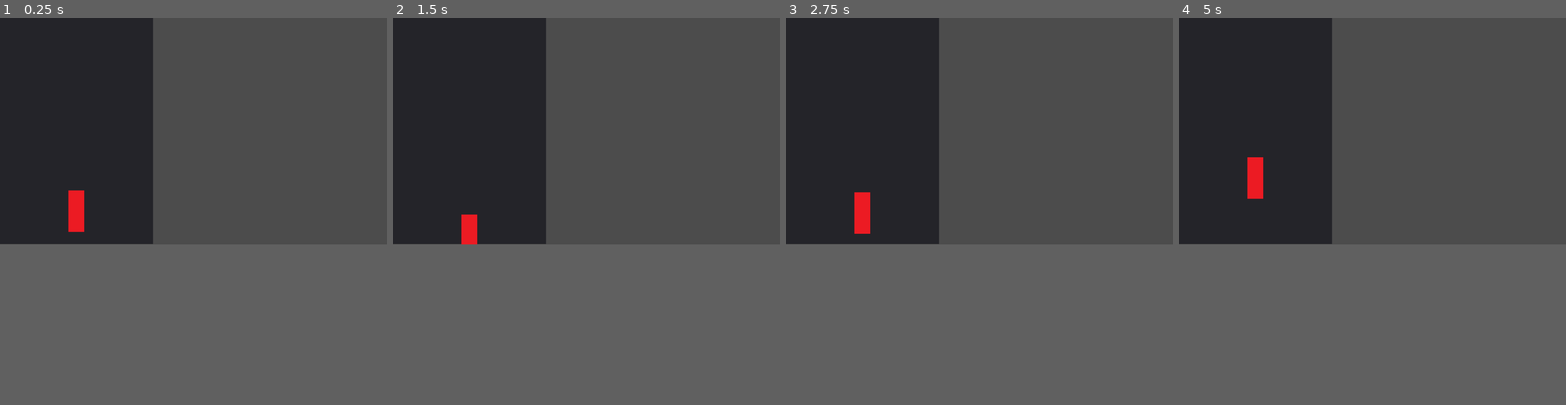
Above: before the commit, frames 1-4 (left to right).
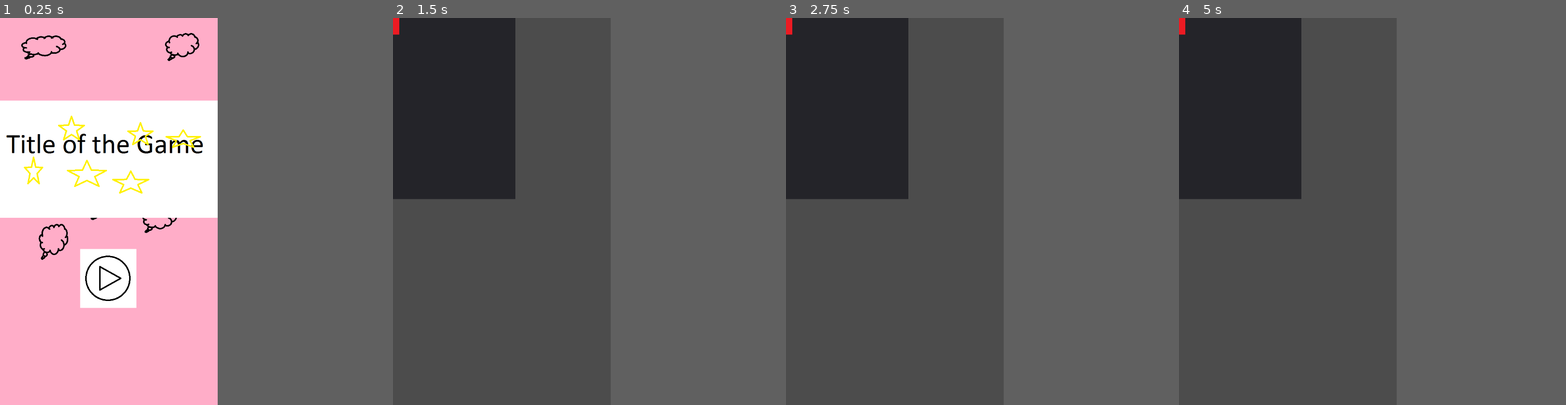
Above: after the commit, the same moments.

Repository: Agalatea/GDS2
Game: Godot game, scene res://Scenes/Main.tscn
Same seed, same stepped clock (60 frames per second), same inputs: the game is played once before the commit and once after it.
Inputs (mouse positions are in pixels of both pictures, inside the frame that each line leads up to):
- Up to frame 1 (0.25 s): no input
- Up to frame 2 (1.5 s): click (586, 168) at 0.52 s; move the mouse to (671, 118) at 1.27 s; click (671, 118) at 1.42 s
- Up to frame 3 (2.75 s): drag from (902, 141) to (960, 176) at 2.02 s
- Up to frame 4 (5 s): move the mouse to (1411, 79) at 2.77 s; click (1411, 79) at 2.92 s; drag from (1353, 176) to (1256, 95) at 3.52 s; move the mouse to (1488, 165) at 4.27 s; click (1488, 165) at 4.42 s
In our replay, the window is 800x468 before the commit and 450x800 after it. These sizes can differ from the game's own. Grey fills any space a smaller window leaves; there, only what the larger window draws over its background counts as a difference.

The runs differ from the first frame. In frame 1, 35% of the frame differs, in the area x 0-57%, y 0-75%; in frame 2, 8.3%; in frame 3, 8.4%; in frame 4, 8.8%.
Error after the commit: Parse Error: The method "string" isn't declared in the current class. (res://Scripts/Enemy.gd:60)

Commit message:
main menu added

Diff:
--- a/Scenes/Enemy.tscn
+++ b/Scenes/Enemy.tscn
@@ -1,9 +1,14 @@
-[gd_scene load_steps=3 format=2]
+[gd_scene load_steps=4 format=2]
 
 [ext_resource path="res://Scripts/Enemy.gd" type="Script" id=1]
 [ext_resource path="res://Graphic/obstacle.png" type="Texture" id=2]
 
-[node name="Enemy" type="Tween"]
+[sub_resource type="RectangleShape2D" id=1]
+
+custom_solver_bias = 0.0
+extents = Vector2( 21.3943, 54.6421 )
+
+[node name="Enemy" type="Tween" index="0"]
 
 repeat = false
 playback_process_mode = 1
@@ -29,7 +34,23 @@
 size_flags_vertical = 1
 _sections_unfolded = [ "Size Flags" ]
 
-[node name="Sprite" type="Sprite" parent="Panel" index="0"]
+[node name="Area2D" type="Area2D" parent="Panel" index="0"]
 
-position = Vector2( 223.804, 649.701 )
+input_pickable = true
+gravity_vec = Vector2( 0, 1 )
+gravity = 98.0
+linear_damp = 0.1
+angular_damp = 1.0
+audio_bus_override = false
+audio_bus_name = "Master"
+
+[node name="Sprite" type="Sprite" parent="Panel/Area2D" index="0"]
+
 texture = ExtResource( 2 )
+_sections_unfolded = [ "Animation", "Offset", "Region", "Transform" ]
+
+[node name="CollisionShape2D" type="CollisionShape2D" parent="Panel/Area2D" index="1"]
+
+shape = SubResource( 1 )
+
+[connection signal="input_event" from="Panel/Area2D" to="." method="_on_Area2D_input_event"]
--- a/Scenes/Main.tscn
+++ b/Scenes/Main.tscn
@@ -1,7 +1,12 @@
-[gd_scene load_steps=3 format=2]
+[gd_scene load_steps=8 format=2]
 
 [ext_resource path="res://Scripts/Main.gd" type="Script" id=1]
-[ext_resource path="res://Scenes/Enemy.tscn" type="PackedScene" id=2]
+[ext_resource path="res://Graphic/background.png" type="Texture" id=2]
+[ext_resource path="res://Graphic/play.png" type="Texture" id=3]
+[ext_resource path="res://Graphic/play_pressed.png" type="Texture" id=4]
+[ext_resource path="res://Graphic/play_hoover.png" type="Texture" id=5]
+[ext_resource path="res://Graphic/Title.png" type="Texture" id=6]
+[ext_resource path="res://Sound/music_1_menu.wav" type="AudioStream" id=7]
 
 [node name="Node" type="Control" index="0"]
 
@@ -17,4 +22,86 @@
 size_flags_vertical = 1
 script = ExtResource( 1 )
 
-[node name="Enemy" parent="." index="0" instance=ExtResource( 2 )]
+[node name="Timer" type="Timer" parent="." index="0"]
+
+process_mode = 1
+wait_time = 5.0
+one_shot = false
+autostart = true
+
+[node name="Background" type="TextureRect" parent="." index="1"]
+
+anchor_left = 0.0
+anchor_top = 0.0
+anchor_right = 0.0
+anchor_bottom = 0.0
+margin_right = 40.0
+margin_bottom = 40.0
+rect_pivot_offset = Vector2( 0, 0 )
+rect_clip_content = false
+mouse_filter = 1
+mouse_default_cursor_shape = 0
+size_flags_horizontal = 1
+size_flags_vertical = 1
+texture = ExtResource( 2 )
+stretch_mode = 0
+_sections_unfolded = [ "Anchor", "Focus", "Grow Direction", "Hint", "Margin", "Material", "Mouse", "Rect", "Size Flags", "Theme", "Visibility" ]
+
+[node name="TextureButton" type="TextureButton" parent="." index="2"]
+
+anchor_left = 0.0
+anchor_top = 0.0
+anchor_right = 0.0
+anchor_bottom = 0.0
+margin_left = 265.0
+margin_top = 764.0
+margin_right = 451.0
+margin_bottom = 959.0
+rect_pivot_offset = Vector2( 0, 0 )
+rect_clip_content = false
+focus_mode = 2
+mouse_filter = 0
+mouse_default_cursor_shape = 0
+size_flags_horizontal = 1
+size_flags_vertical = 1
+toggle_mode = false
+enabled_focus_mode = 2
+shortcut = null
+group = null
+texture_normal = ExtResource( 3 )
+texture_pressed = ExtResource( 4 )
+texture_hover = ExtResource( 5 )
+texture_disabled = ExtResource( 3 )
+texture_focused = ExtResource( 3 )
+_sections_unfolded = [ "Textures" ]
+
+[node name="Title" type="TextureRect" parent="." index="3"]
+
+anchor_left = 0.0
+anchor_top = 0.0
+anchor_right = 0.0
+anchor_bottom = 0.0
+margin_top = 273.0
+margin_right = 720.0
+margin_bottom = 661.0
+rect_pivot_offset = Vector2( 0, 0 )
+rect_clip_content = false
+mouse_filter = 1
+mouse_default_cursor_shape = 0
+size_flags_horizontal = 1
+size_flags_vertical = 1
+texture = ExtResource( 6 )
+stretch_mode = 0
+
+[node name="BGM" type="AudioStreamPlayer" parent="." index="4"]
+
+stream = ExtResource( 7 )
+volume_db = 0.0
+pitch_scale = 1.0
+autoplay = false
+mix_target = 0
+bus = "Master"
+
+[connection signal="timeout" from="Timer" to="." method="_on_Timer_timeout"]
+
+[connection signal="pressed" from="TextureButton" to="." method="_on_TextureButton_pressed"]
--- a/Scripts/Enemy.gd
+++ b/Scripts/Enemy.gd
@@ -20,7 +20,7 @@
 	tween.reset_all()
 	tween.remove_all()
 
-	var sprite = get_node("Panel/Sprite")
+	var sprite = get_node("Panel/Area2D/Sprite")
 	var size = get_node("Panel").get_size()
 
 
@@ -54,3 +54,14 @@
 #	# Called every frame. Delta is time since last frame.
 #	# Update game logic here.
 #	pass
+
+
+func _on_Area2D_input_event(viewport, event, shape_idx):
+	print ( string(event))
+	if event is InputEventScreenTouch:
+		print ("sprite" )
+		var sprite = get_node("Panel/Area2D/Sprite")
+		self.interpolate_method(sprite, "set_rotation_degrees", 0, 360, 2, state.trans, state.eases)
+		var size = get_node("Panel").get_size()
+		var pos = self.position
+		self.interpolate_method(sprite, "set_position", pos, Vector2(size.x+100, pos.y), 2, state.trans, state.eases)
--- a/Scripts/Main.gd
+++ b/Scripts/Main.gd
@@ -1,16 +1,14 @@
 extends Control
 
-const enemyscene = preload("res://Scenes/Enemy.tscn")
+var enemyscene = preload("res://Scenes/Enemy.tscn")
 
 func _ready():
-	# Called when the node is added to the scene for the first time.
-	# Initialization here
-	pass
+	$BGM.play()
 
-func _input(event):
-	if event is InputEventScreenTouch:
-		print("touch")
-		self.add_child(enemyscene.instance())
+#func _input(event):
+#	if event is InputEventScreenTouch:
+#		print("touch")
+
 #EXMAPLE for later
 # if event is InputEventScreenDrag:
 #        if event.speed.y < -10:
@@ -26,3 +24,10 @@
 #            self.state = FLY
 #            self.character_on_input_press_position = self.position
 #            self.get_tree().set_input_as_handled()
+
+func _on_Timer_timeout():
+	pass
+
+
+func _on_TextureButton_pressed():
+	get_tree().change_scene("res://Scenes/Enemy.tscn")
--- a/project.godot
+++ b/project.godot
@@ -16,10 +16,12 @@
 
 [display]
 
+window/size/width=720
+window/size/height=1280
 window/handheld/orientation="portrait"
 window/handheld/emulate_touchscreen=true
 window/stretch/mode="viewport"
-window/stretch/aspect="keep_height"
+window/stretch/aspect="expand"
 
 [rendering]
 
Binary file added: Graphic/Title.png
Not shown, added: Graphic/Title.png.import
Binary file added: Graphic/background.png
Not shown, added: Graphic/background.png.import
Binary file added: Graphic/play.png
Not shown, added: Graphic/play.png.import
Binary file added: Graphic/play_hoover.png
Not shown, added: Graphic/play_hoover.png.import
Binary file added: Graphic/play_pressed.png
Not shown, added: Graphic/play_pressed.png.import
Not shown, added: Sound/music_1_menu.wav.import
Not shown, changed: export_presets.cfg
(and 1 more such lines)
